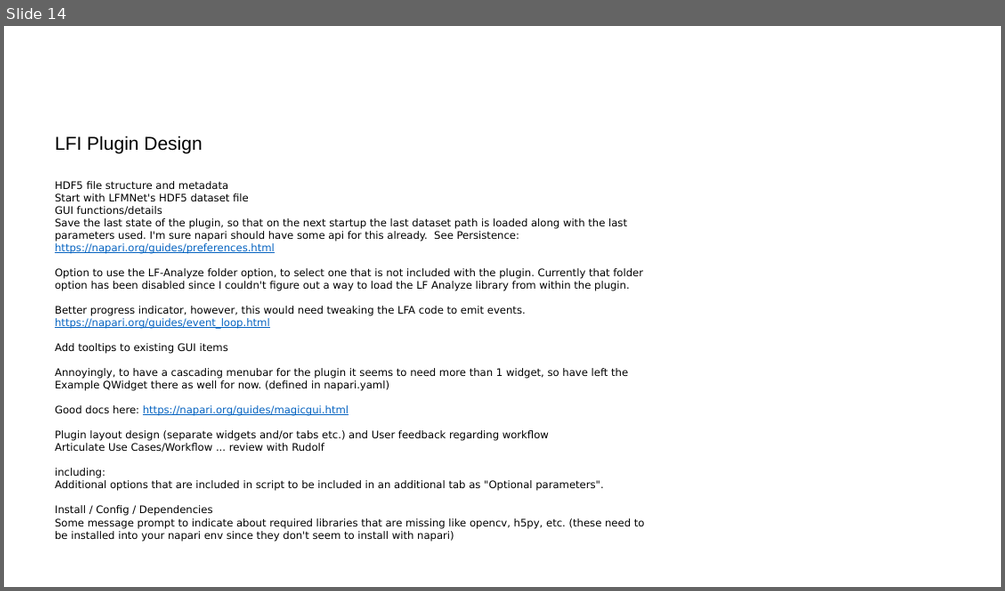
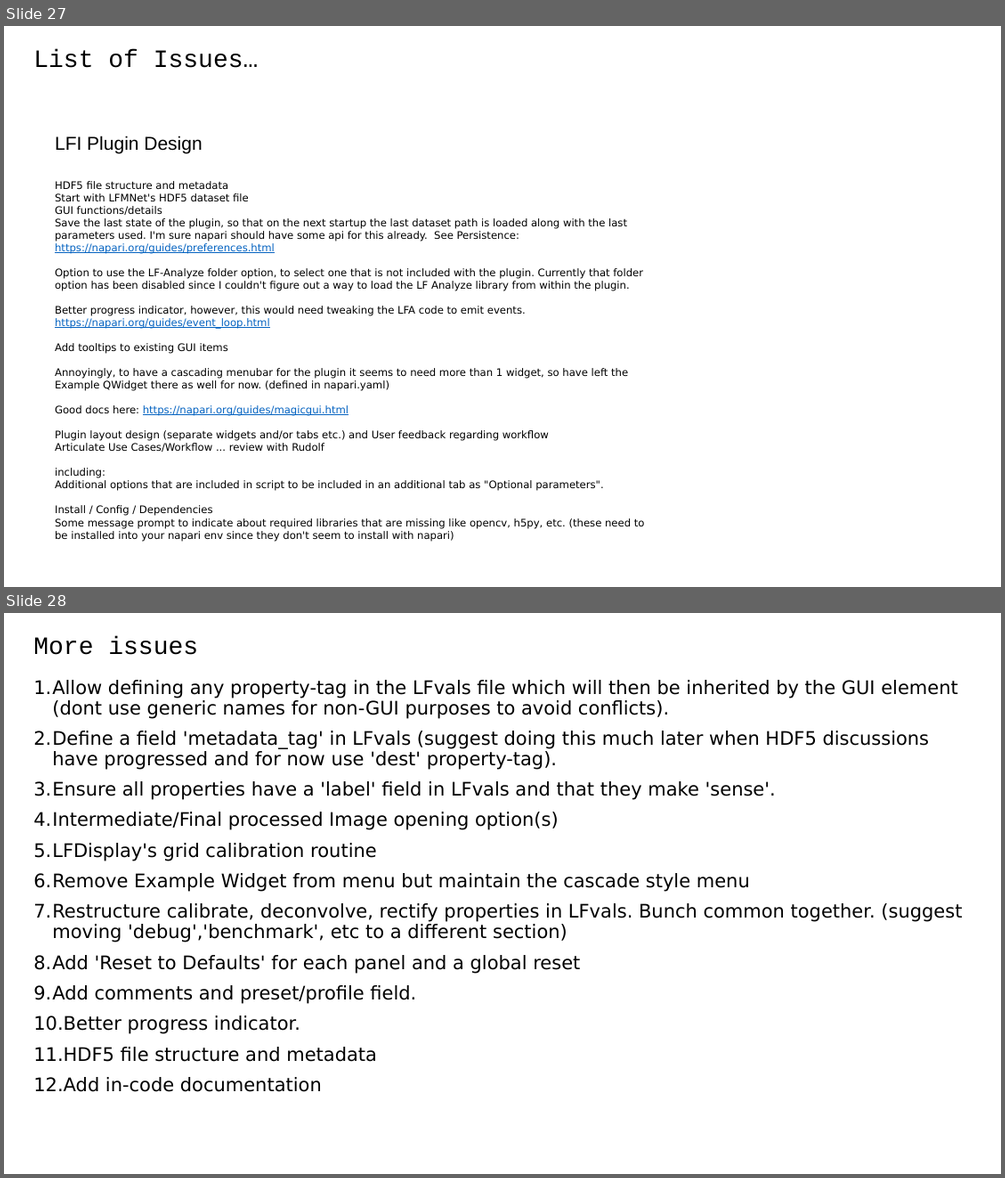
Before and after one commit to PolarizedLightFieldMicroscopy/Documents, a slide deck: LFI plugin/LFM Toolbox.pptx. Shown one above the other, each under a label of ours: slide 14 before the commit, slides 27 and 28 after it. The pictures are 1005x591 and 1005x1178 pixels, drawn with LibreOffice and Linux fonts; fonts in the diff are those of the drawing. Boxes give left, top, right and bottom in pixels: in the first picture for what was removed or moved away, otherwise in the second. Text is boxed around its words. In the diff, an @@ line names an element or a change of style, - is before the commit and + after.

```diff
--- a/LFI plugin/LFM Toolbox.pptx
+++ b/LFI plugin/LFM Toolbox.pptx
@@ slide 28 added at box(4, 613, 1001, 1174), background #FFFFFF @@
@@ title added at box(33, 636, 198, 655), 24 pt, text #000000 @@
+More issues
@@ text added at box(33, 680, 962, 1092), 18 pt, text #000000 @@
+1. Allow defining any property-tag in the LFvals file which will then be inherited by the GUI element (dont use generic names for non-GUI purposes to avoid conflicts).
+2. Define a field 'metadata_tag' in LFvals (suggest doing this much later when HDF5 discussions have progressed and for now use 'dest' property-tag).
+3. Ensure all properties have a 'label' field in LFvals and that they make 'sense'.
+4. Intermediate/Final processed Image opening option(s)
+5. LFDisplay's grid calibration routine
+6. Remove Example Widget from menu but maintain the cascade style menu
+7. Restructure calibrate, deconvolve, rectify properties in LFvals. Bunch common together. (suggest moving 'debug','benchmark', etc to a different section)
+8. Add 'Reset to Defaults' for each panel and a global reset
+9. Add comments and preset/profile field.
+10. Better progress indicator.
+11. HDF5 file structure and metadata
+12. Add in-code documentation
@@ what was slide 14 is now slide 27 @@
@@ slide 27 changed as well @@
@@ title added at box(33, 49, 259, 68), 24 pt, text #000000 @@
+List of Issues…
```
Also in this commit, not shown: 16 other slides changed, 22 other slides added, 6 slides removed, 5 other files.
